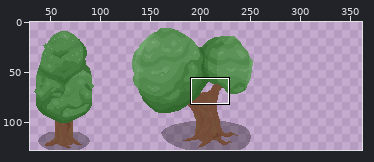
One commit to this sprite sheet: Assets/Sprites/Town/Trees.png. The picture above shows the old version from afar; the outline marks the close-up.
Close-up. First the earlier version:
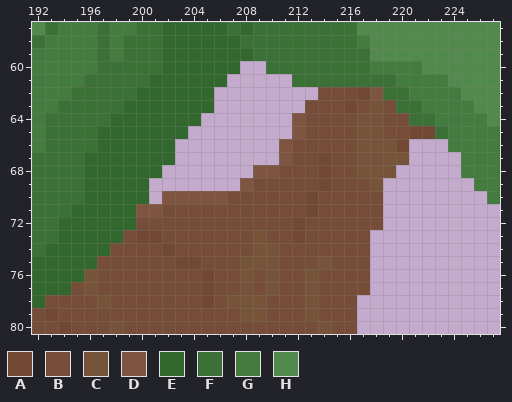
The file is 256x128 pixels. Colours within 5 levels of each other are drawn and written as one. Shown: x 192..227, y 57..80. The old version is drawn lined up with the new one, on the new canvas. The wide view leaves out empty margins. The commit also changed other parts of the picture, which this record leaves out.
Palette (. is transparent): A #714833  B #764d39  C #765439  D #7e5541  E #32672e  F #3b7136  G #447c3f  H #52894d
Pixels before, first column x 192:
57 HFGGGFGGFFEEEEEFEFFFFFFFFHHHHHHHHHHH
58 FGGGGFGFFFEEEEEEFFFFFFFFFGHHHHHHHHHH
59 GGGGGFGFFFEEEEEEEFFFFFFFFFHHHHHHHHHH
60 GGGGGFFFFFEEEEEE..FFFFFFFFGGGGHHHHHH
61 GGGGFFFFFEEEEEE.....FFFFFFFFGGGGHHHH
62 GGGFFFFFEEEEEE........BBBADFFGGGGHHH
63 GGFFFFFEEEEEEE.......BBBABCBFFGGGGHH
64 GFFFFFEEEEEEE.......DBBBBCCBBFFGGGGH
65 GFFFFEEEEEEE........DBBBBCCBBAAFGGGG
66 GFFFFEEEEEE........DBBBBBCCCA...GGGG
67 FFFFEEEEEEE........DBBABBCCCC....GGG
68 FFFFEEEEEE.......DDBBBABBCCC.....GGG
69 FFFFEEEEE.......DBBBBBABBBC.......GG
70 FFFFEEEEE.DDDDDBBBBBBABBBBB........G
71 FFFEEEEEDDBBBBBBBBBBBABBBBB.........
72 FFEEEEEEBBBBBBBBBBBBABBBBBB.........
73 FFEEEEEBAABBBBBBBCBBABBBBB..........
74 FEEEEEBBBBABBBBBBCCBBBBBBB..........
75 EEEEEBBBBBBAABBBCCCBBBCBBB..........
76 EEEECBBBBBBBBABBCBCBBCBBBB..........
77 EEEBCBBBBBBBBABBCBCBBCBBBB..........
78 EBBBBCBBBBBBBABCCCBBBCBBB...........
79 BABBBBBBBBBBBBBBCCBBBCBBB...........
80 BBABBBCBBBBBBBBBBBBBBBCBB...........
After the commit:
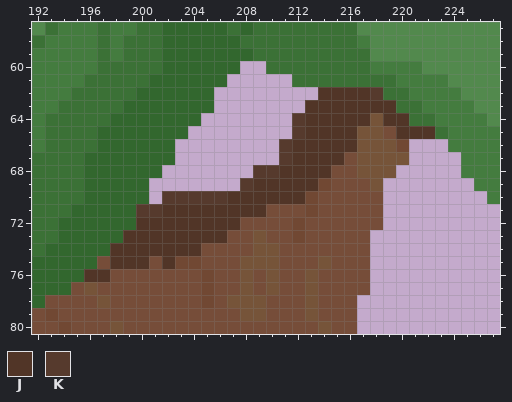
Colours new in this view: J #513527  K #563a2d
Difference:
canvas 256x128 -> 384x128
y 62: x 214..218 BBBAD -> JJJJK
y 63: x 213..219 BBBABCB -> JJJJJJJ
y 64: x 212..217 DBBBBC -> KJJJJJ; x 219..220 BB -> JJ
y 65: x 212..216 DBBBB -> KJJJJ; x 220..222 BAA -> JJJ
y 66: x 211..216 DBBBBB -> KJJJJJ
y 67: x 211..215 DBBAB -> KJJJJ
y 68: x 209..214 DDBBBA -> KKJJJJ
y 69: x 208..213 DBBBBB -> KJJJJJ
y 70: x 202..212 DDDDDBBBBBB -> KKKKKJJJJJJ
y 71: x 200..209 DDBBBBBBBB -> KKJJJJJJJJ
y 72: x 200..207 BBBBBBBB -> JJJJJJJJ
y 73: x 199..206 BAABBBBB -> JJJJJJJJ
y 74: x 198..204 BBBBABB -> JJJJJJJ
y 75: x 198..200 BBB -> JJJ; x 202 B -> J
y 76: x 196..197 CB -> JJ
Where, in picture pixels (left, top, right, bottom), the same in both close-ups:
changed: (84, 87, 435, 282)
